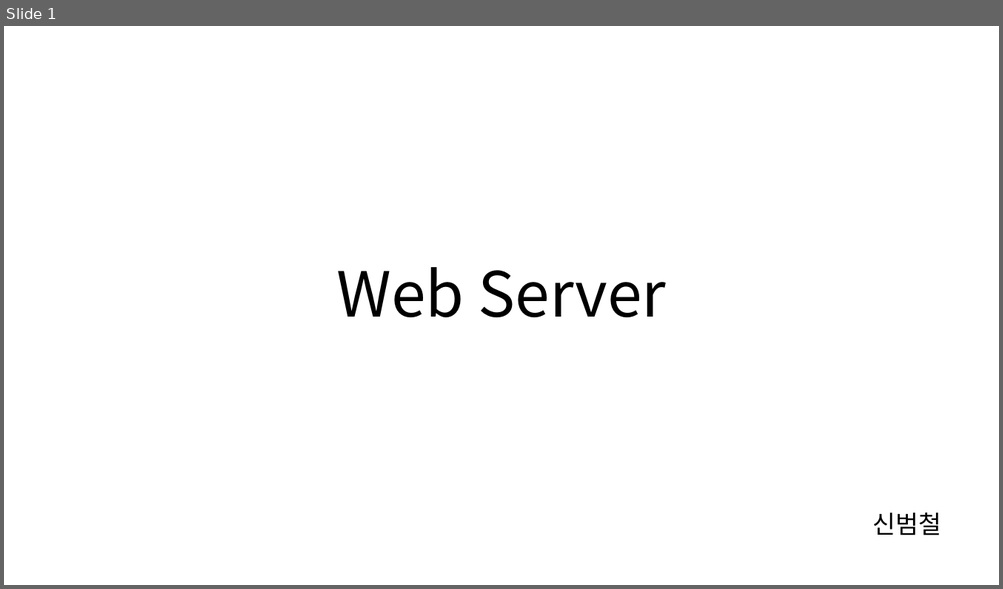
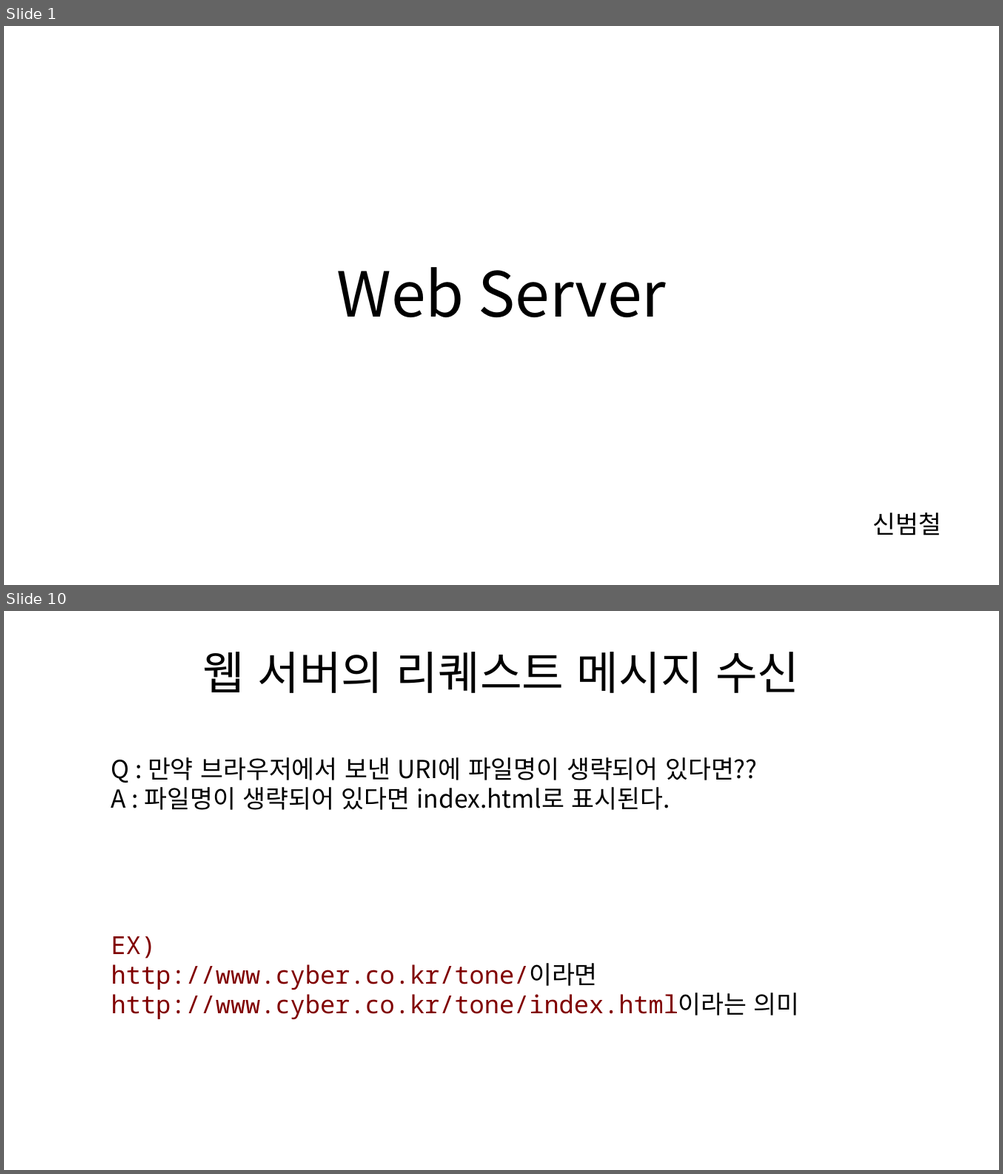
Before and after one commit to cs-study-org/cs-study, a slide deck: 16/beom/WebServer.pptx. Shown one above the other, each under a label of ours: slide 1 before the commit, slides 1 and 10 after it; the slides between them are not shown. The pictures are 1003x589 and 1003x1174 pixels, drawn with LibreOffice and Linux fonts; fonts in the diff are those of the drawing. Boxes give left, top, right and bottom in pixels: in the first picture for what was removed or moved away, otherwise in the second. Text is boxed around its words. In the diff, an @@ line names an element or a change of style, - is before the commit and + after.

```diff
--- a/16/beom/WebServer.pptx
+++ b/16/beom/WebServer.pptx
@@ slide 10 added at bbox=[4, 611, 999, 1170], background #FFFFFF @@
@@ title added at bbox=[203, 652, 799, 693], 44 pt, text #000000 @@
+웹 서버의 리퀘스트 메시지 수신
@@ text added at bbox=[111, 758, 757, 810], 24 pt, text #000000 @@
+Q : 만약 브라우저에서 보낸 URI에 파일명이 생략되어 있다면??
+A : 파일명이 생략되어 있다면 index.html로 표시된다.
@@ text added at bbox=[111, 937, 800, 1020], 24 pt, text #800000 @@
+EX)
+http://www.cyber.co.kr/tone/이라면
+http://www.cyber.co.kr/tone/index.html이라는 의미
```
Also in this commit, not shown: 2 slides changed, 7 other slides added, 9 slides removed.
